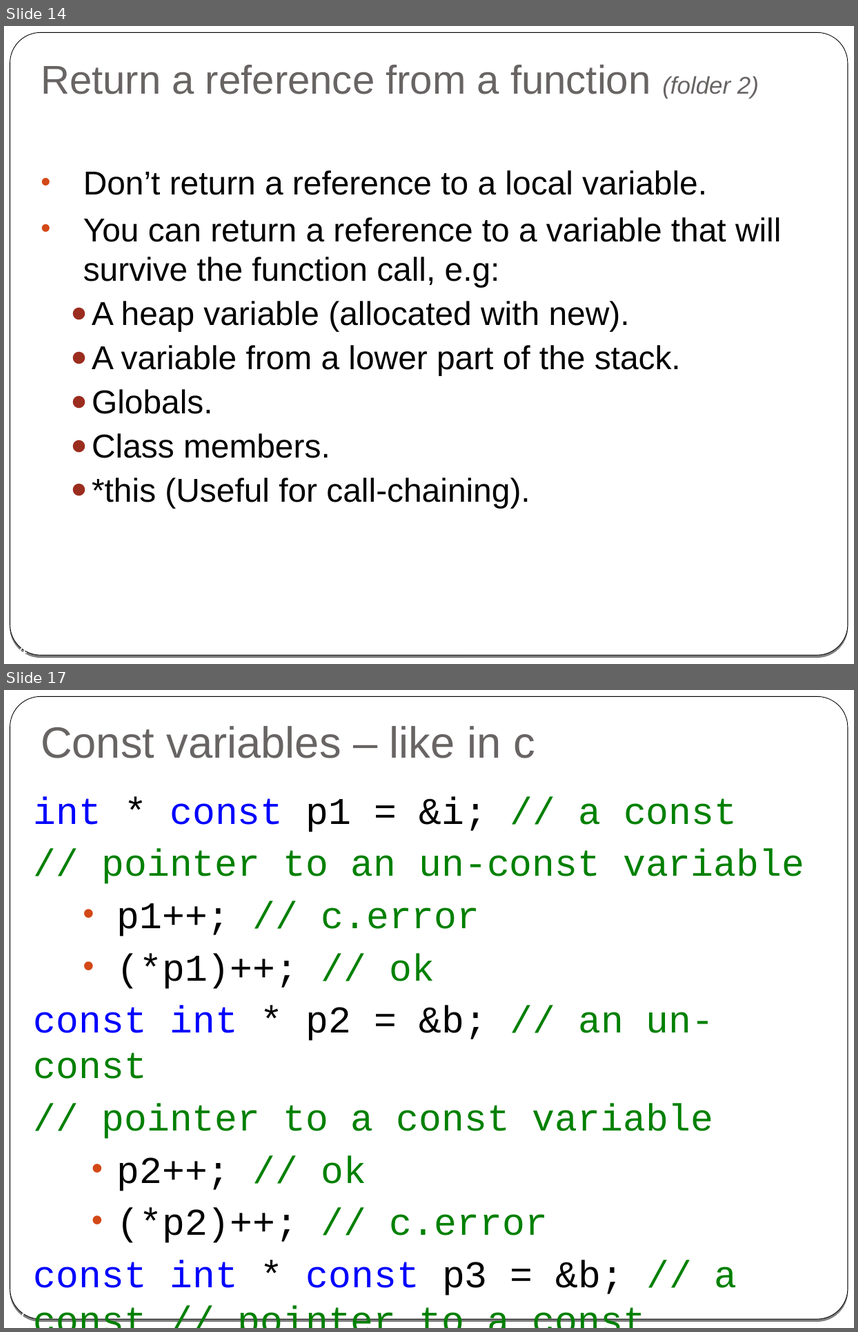
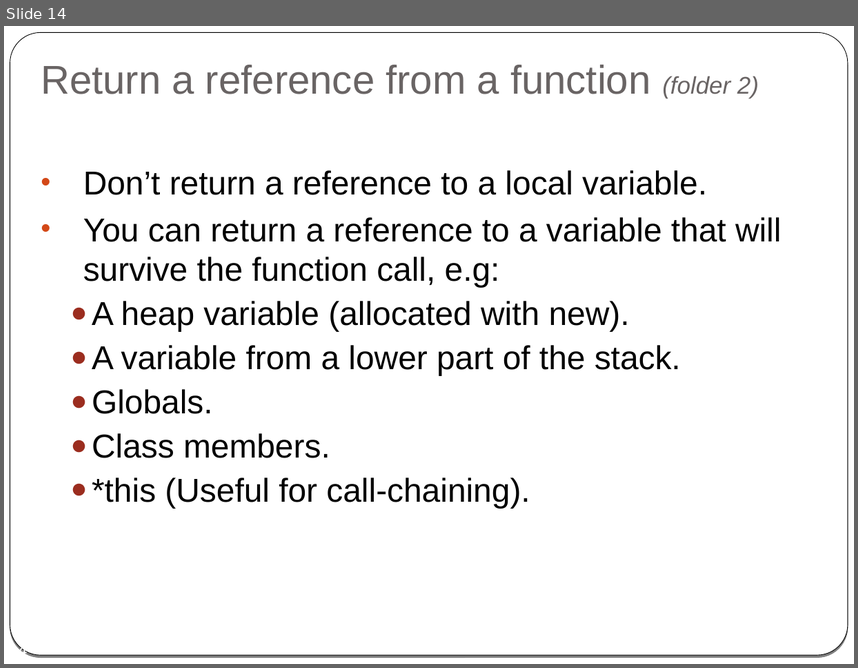
Before and after one commit to cpp-at-ariel/cpp-5779, a slide deck: 03-reference-const/slides-2-reference.odp. Shown one above the other, each under a label of ours: slides 14 and 17 before the commit, slide 14 after it; the slides between them are not shown. The pictures are 858x1332 and 858x668 pixels, drawn with LibreOffice and Linux fonts; fonts in the diff are those of the drawing. Boxes give left, top, right and bottom in pixels: in the first picture for what was removed or moved away, otherwise in the second. Text is boxed around its words. In the diff, an @@ line names an element or a change of style, - is before the commit and + after.

```diff
--- a/03-reference-const/slides-2-reference.odp
+++ b/03-reference-const/slides-2-reference.odp
@@ slide 17 removed at [4,690,854,1328], background gradient #000000 to #FFFFFF; not listed: 2 template elements that a slide beside it also shows @@
@@ title removed at [41,726,535,758] @@
-Const variables – like in c
@@ text removed at [34,797,804,1295] @@
-int * const p1 = &i; // a const
-// pointer to an un-const variable
-• p1++; // c.error
-• (*p1)++; // ok
-const int * p2 = &b; // an un-const
-// pointer to a const variable
-• p2++; // ok
-• (*p2)++; // c.error
-const int * const p3 = &b; // a const // pointer to a const variable
@@ page number removed at [9,1306,27,1319] @@
-17
```
Also in this commit, not shown: 4 slides changed, 1 slide added, 8 other slides removed, 13 other files.
